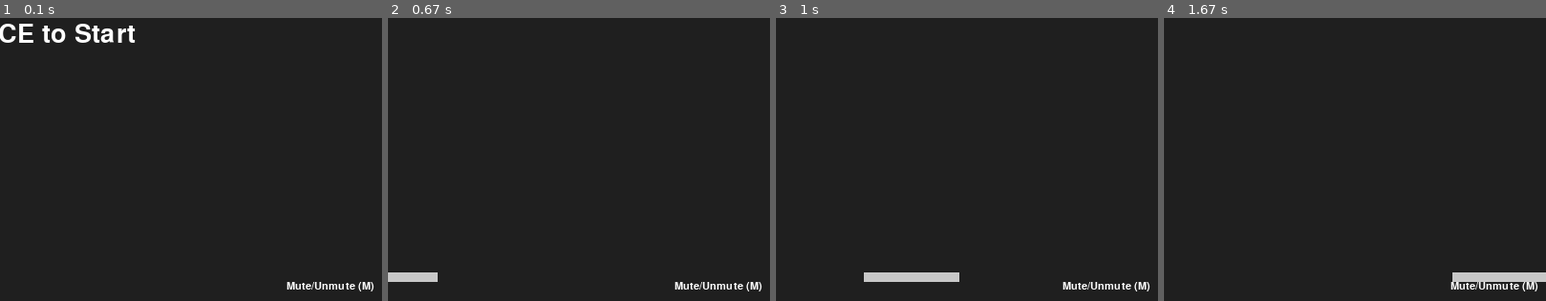
Above: before the commit, frames 1-4 (left to right).
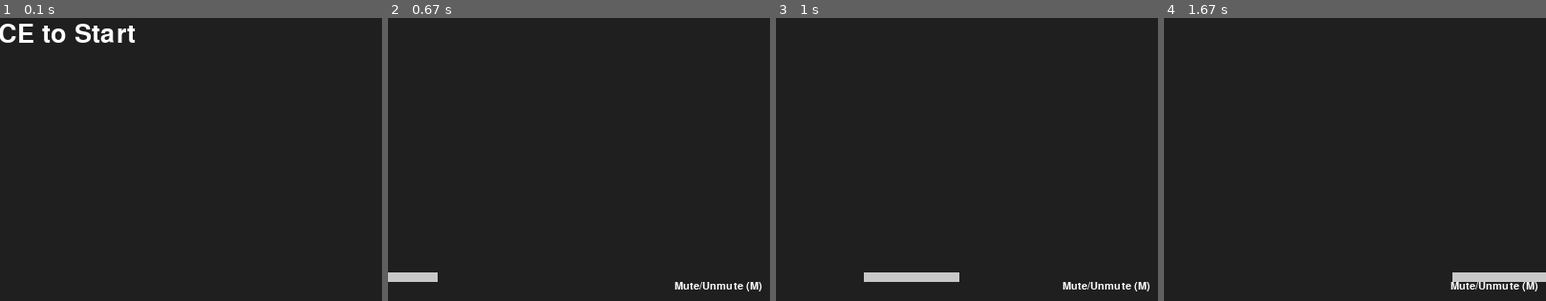
Above: after the commit, the same moments.

Repository: shokhruh-std/pygame-arkanoid
Game: pygame game, started from work/main.py
Same seed, same stepped clock (60 frames per second), same inputs: the game is played once before the commit and once after it.
Inputs:
- Up to frame 1 (0.1 s): no input
- Up to frame 2 (0.67 s): tap Space at 0.33 s
- Up to frame 3 (1 s): hold Enter from 0.67 s (still down); hold Right from 0.67 s (still down); tap Space at 0.73 s
- Up to frame 4 (1.67 s): tap Space at 1.03, 1.23, 1.53 s; release Enter at 1.13 s; release Right at 1.13 s; hold Right 1.17-1.63 s
The pictures show only the part of the screen within x 50-100%, y 50-100%; the shares and areas given below are measured in that part.

The runs differ from the first frame. In frame 1, 0.4% of the frame differs, in the area x 75-98%, y 93-97%; in frame 2, nothing differs; in frame 3, nothing differs; in frame 4, nothing differs.

Commit message:
update game menu

Diff:
--- a/work/main.py
+++ b/work/main.py
@@ -195,6 +195,23 @@
                 for sound in all_sounds:
                     sound.set_volume(0.0 if is_muted else 1.0)
 
+            if event.type == pygame.KEYDOWN and event.key == pygame.K_RETURN:
+                if game_state not in ['playing', 'title_screen', 'game_over']:
+                    if game_state == 'you_win':
+                        current_level += 1
+                        if current_level > 5:
+                            current_level = 1
+                    paddle.reset()
+                    ball.reset()
+                    bricks = create_brick_level(current_level)
+                    score = 0
+                    lives = 3
+                    power_ups.clear()
+                    lasers.clear()
+                    particles.clear()
+                    fireworks.clear()
+                    game_state = 'playing'
+
     # --- Drawing and Updating based on Game State ---
     screen.fill(BG_COLOR)
 
@@ -275,9 +292,6 @@
 
         if not bricks:
             game_state = 'you_win'
-            current_level += 1
-            if current_level > 5:
-                current_level = 1
 
         # --- Draw all game objects ---
         paddle.draw(screen)
@@ -315,11 +329,15 @@
         text_rect = text_surface.get_rect(center=(screen_width / 2, screen_height / 2 - 20))
         screen.blit(text_surface, text_rect)
 
+        new_level_surface = game_font.render("Press ENTER to restart" if game_state == 'game_over' else "Press ENTER to continue", True, (255, 255, 255))
+        new_level_rect = new_level_surface.get_rect(center=(screen_width / 2, screen_height / 2 + 30))
+        screen.blit(new_level_surface, new_level_rect)
+
         # !!! PHASE: TITLE SCREEN !!!
         # The restart message is now consistent
         restart_surface = game_font.render("Press SPACE to return to Title", True, (255, 255, 255))
         # !!! END PHASE: TITLE SCREEN !!!
-        restart_rect = restart_surface.get_rect(center=(screen_width / 2, screen_height / 2 + 30))
+        restart_rect = restart_surface.get_rect(center=(screen_width / 2, screen_height / 2 + 80))
         screen.blit(restart_surface, restart_rect)
 
     # --- Update effects and messages (these run in all states) ---
@@ -337,9 +355,10 @@
         particle.draw(screen)
     # !!! END PHASE: TITLE SCREEN !!!
 
-    mute_surface = buttons_font.render("Mute/Unmute (M)", True, (255, 255, 255))
-    mute_rect = mute_surface.get_rect(bottomright=(screen_width - 10, screen_height - 10))
-    screen.blit(mute_surface, mute_rect)
+    if game_state == 'playing':
+        mute_surface = buttons_font.render("Mute/Unmute (M)", True, (255, 255, 255))
+        mute_rect = mute_surface.get_rect(bottomright=(screen_width - 10, screen_height - 10))
+        screen.blit(mute_surface, mute_rect)
 
     # --- Final Display Update ---
     pygame.display.flip()
